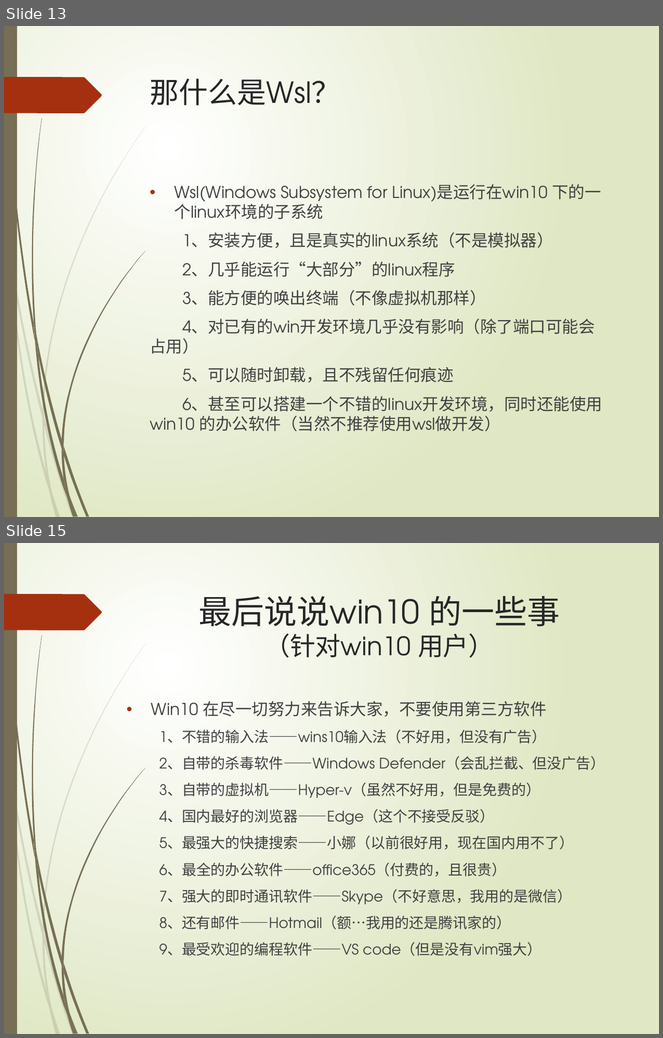
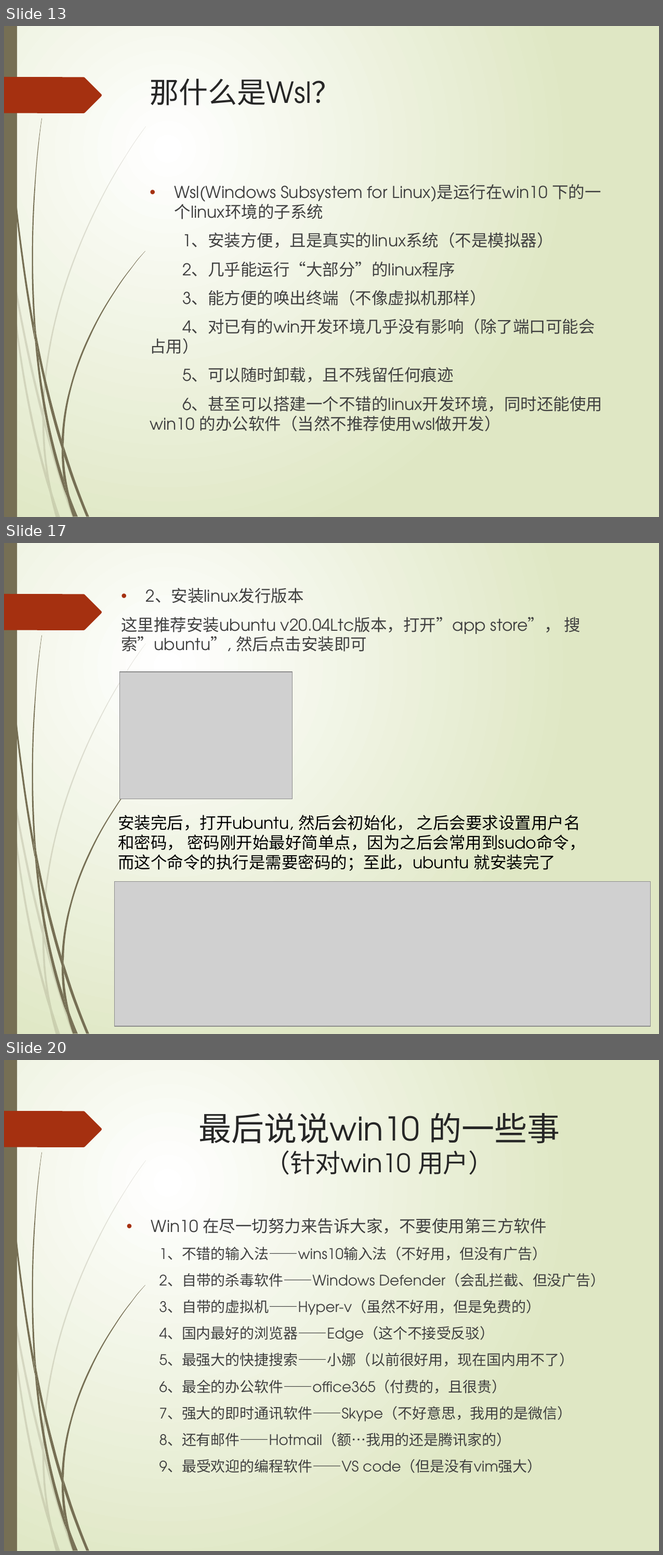
Before and after one commit to niming175/my-wsl-setting, a slide deck: web开发环境概述.pptx. Shown one above the other, each under a label of ours: slides 13 and 15 before the commit, slides 13, 17 and 20 after it; the slides between them are not shown. The pictures are 663x1038 and 663x1555 pixels, drawn with LibreOffice and Linux fonts; fonts in the diff are those of the drawing; grey boxes stand for pictures. Boxes give left, top, right and bottom in pixels: in the first picture for what was removed or moved away, otherwise in the second. Text is boxed around its words. In the diff, an @@ line names an element or a change of style, - is before the commit and + after.

```diff
--- a/web开发环境概述.pptx
+++ b/web开发环境概述.pptx
@@ slide 17 added at (4,543,659,1034), background gradient #FFFFFF to #DFE8C4; not listed: 24 template elements that a slide beside it also shows @@
@@ text added at (121,588,581,652), 18 pt, text #404040 @@
+• 2、安装linux发行版本
+这里推荐安装ubuntu v20.04Ltc版本，打开”app store”， 搜索”ubuntu”, 然后点击安装即可
@@ picture added at (120,672,293,799) @@
@@ text added at (118,815,586,871), 18 pt, text #000000 @@
+安装完后，打开ubuntu, 然后会初始化， 之后会要求设置用户名和密码， 密码刚开始最好简单点，因为之后会常用到sudo命令，而这个命令的执行是需要密码的；至此，ubuntu 就安装完了
@@ picture added at (115,882,651,1027) @@
@@ what was slide 15 is now slide 20 @@
```
Also in this commit, not shown: 3 slides changed, 4 other slides added, 1 other file.
